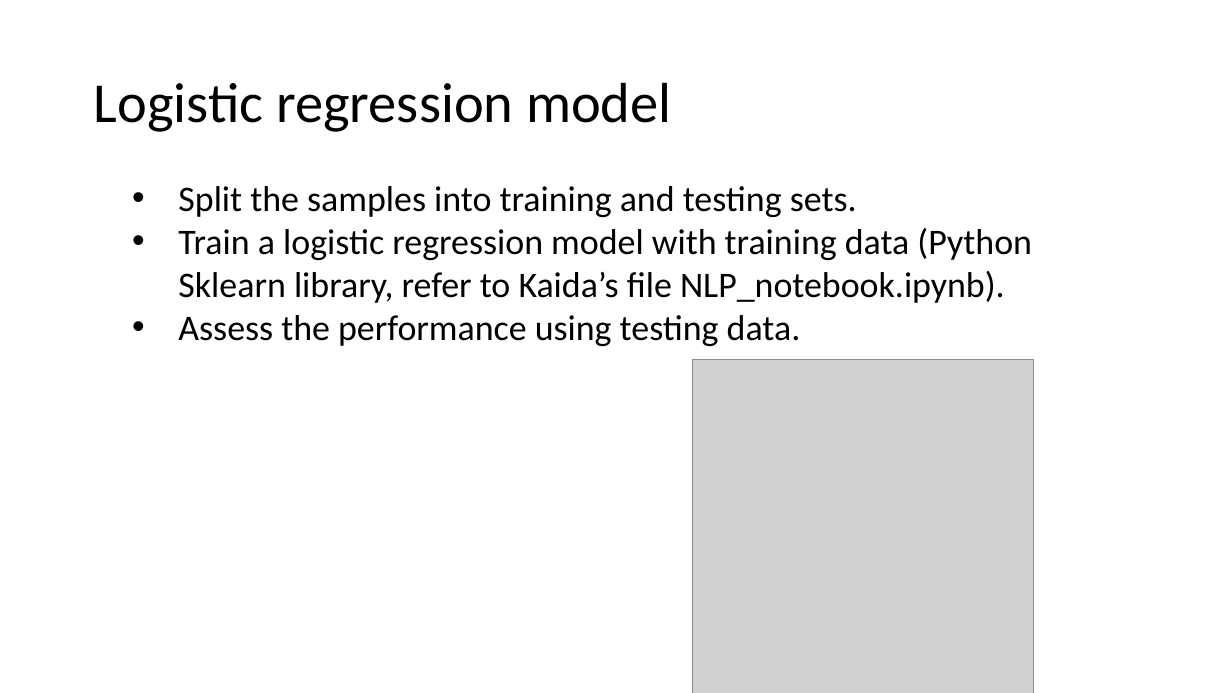
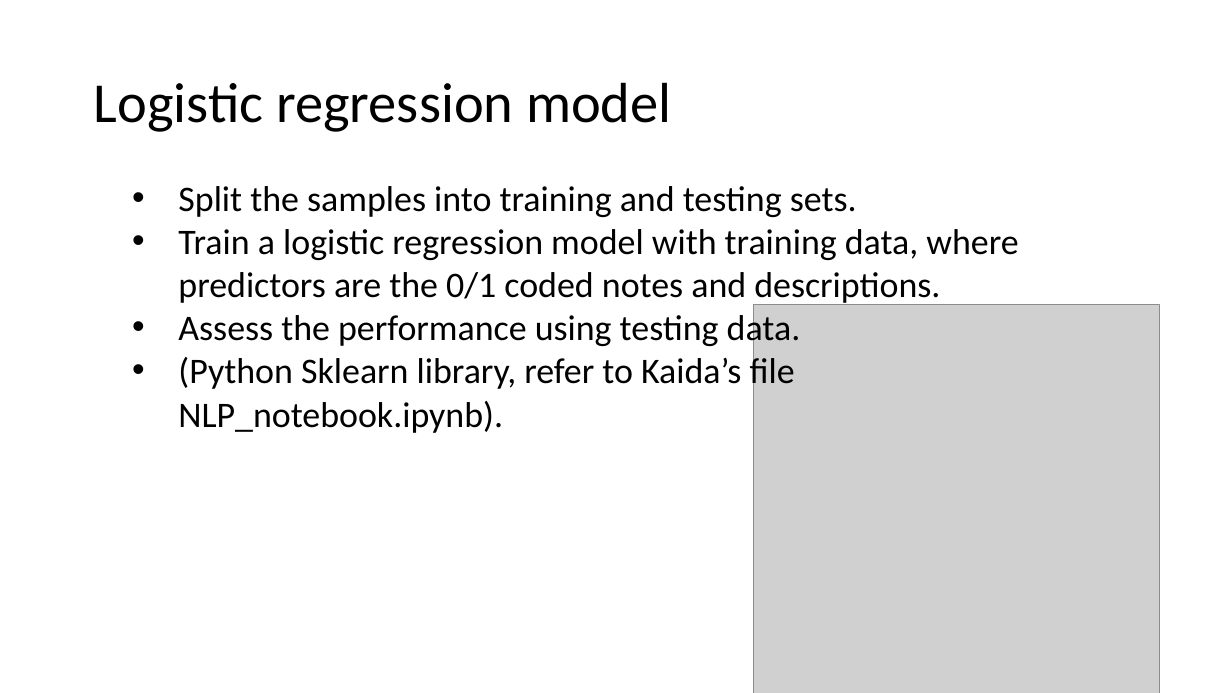
Before and after one commit to kaidaning/Kaida_Holmusk_task, a slide deck: slide 9 of Presentation_KaidaNing.pptx. Drawn at 1232x693 pixels with LibreOffice and Linux fonts; fonts in the diff are those of the drawing; grey boxes stand for pictures. Boxes give left, top, right and bottom in pixels: in the first picture for what was removed or moved away, otherwise in the second. Text is boxed around its words. In the diff, an @@ line names an element or a change of style, - is before the commit and + after.

```diff
--- a/Presentation_KaidaNing.pptx
+++ b/Presentation_KaidaNing.pptx
@@ text at (178, 229, 1018, 306): text changed @@
-• Train a logistic regression model with training data (Python Sklearn library, refer to Kaida’s file NLP_notebook.ipynb).
+• Train a logistic regression model with training data, where predictors are the 0/1 coded notes and descriptions.
@@ picture: place and size @@
-picture at (692, 360, 1033, 693)
+picture at (753, 305, 1160, 693)
@@ text at (178, 354, 795, 433): paragraph added @@
+• (Python Sklearn library, refer to Kaida’s file NLP_notebook.ipynb).
```
Also in this commit, not shown: 9 other slides changed.
